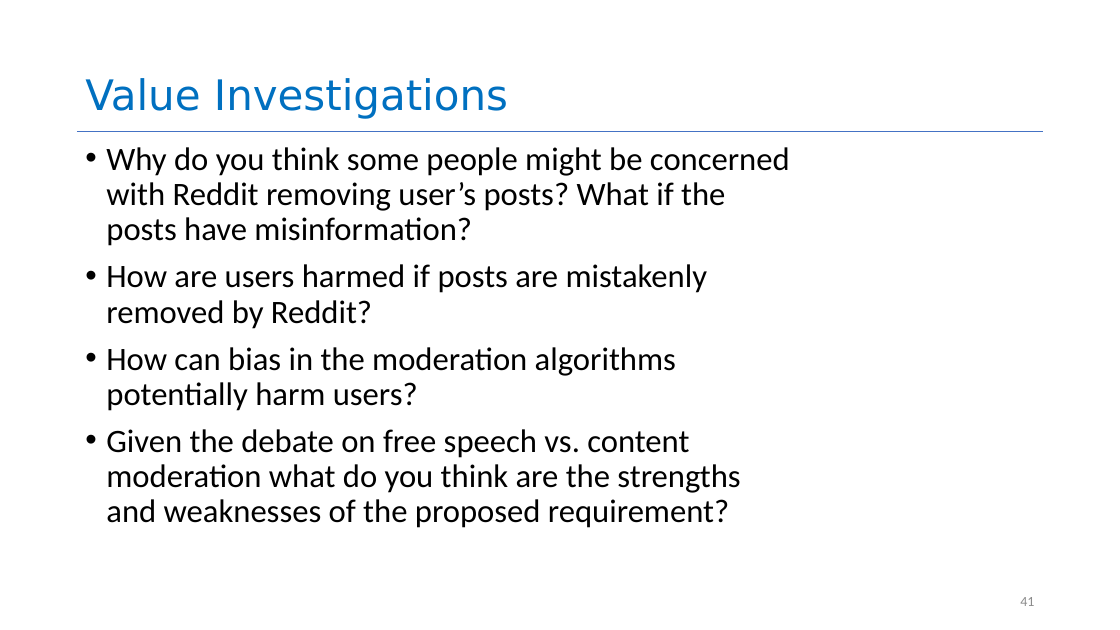
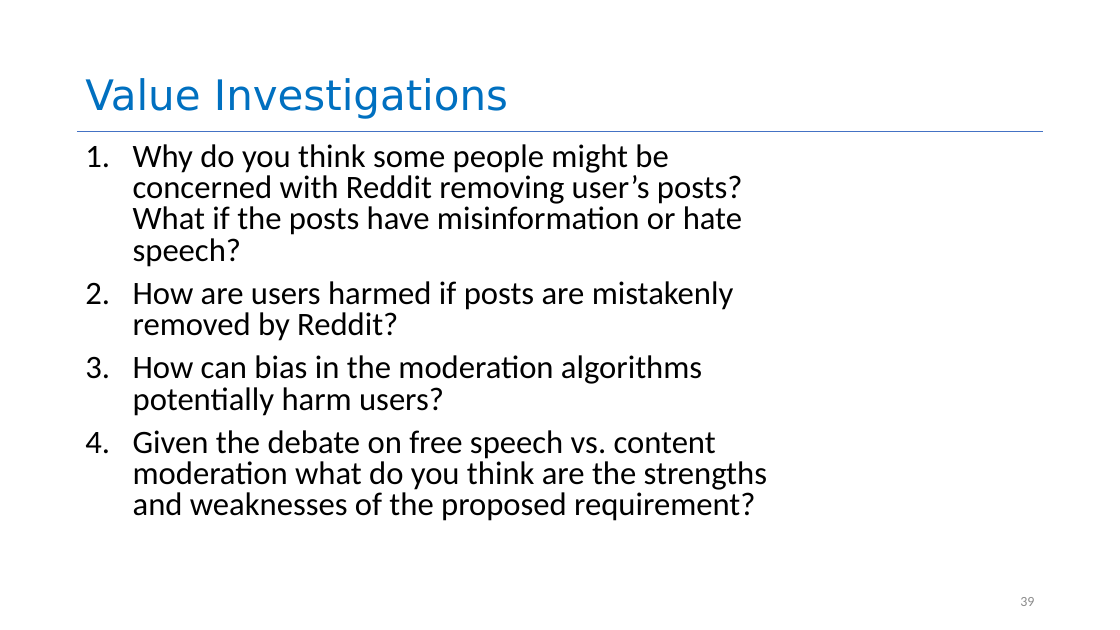
Before and after one commit to yashburshe/CS4530-Fall-2025, a slide deck: slide 39 of Slides/Module 01.2 Requirements Gathering.pptx (slide 41 before the commit). Drawn at 1120x630 pixels with LibreOffice and Linux fonts; fonts in the diff are those of the drawing. Boxes give left, top, right and bottom in pixels: in the first picture for what was removed or moved away, otherwise in the second. Text is boxed around its words. In the diff, an @@ line names an element or a change of style, - is before the commit and + after.

```diff
--- a/Slides/Module 01.2 Requirements Gathering.pptx
+++ b/Slides/Module 01.2 Requirements Gathering.pptx
@@ text at (133, 144, 743, 267): text changed @@
-• Why do you think some people might be concerned with Reddit removing user’s posts? What if the posts have misinformation?
+1. Why do you think some people might be concerned with Reddit removing user’s posts? What if the posts have misinformation or hate speech?
@@ text at (133, 281, 767, 521): bullet • to 1.; line spacing 0.9 to 0.8 @@
@@ page number at (1020, 597, 1034, 606): text changed @@
-41
+39
```
Also in this commit, not shown: 4 other slides changed, 1 slide added, 2 slides removed, 1 other file.
